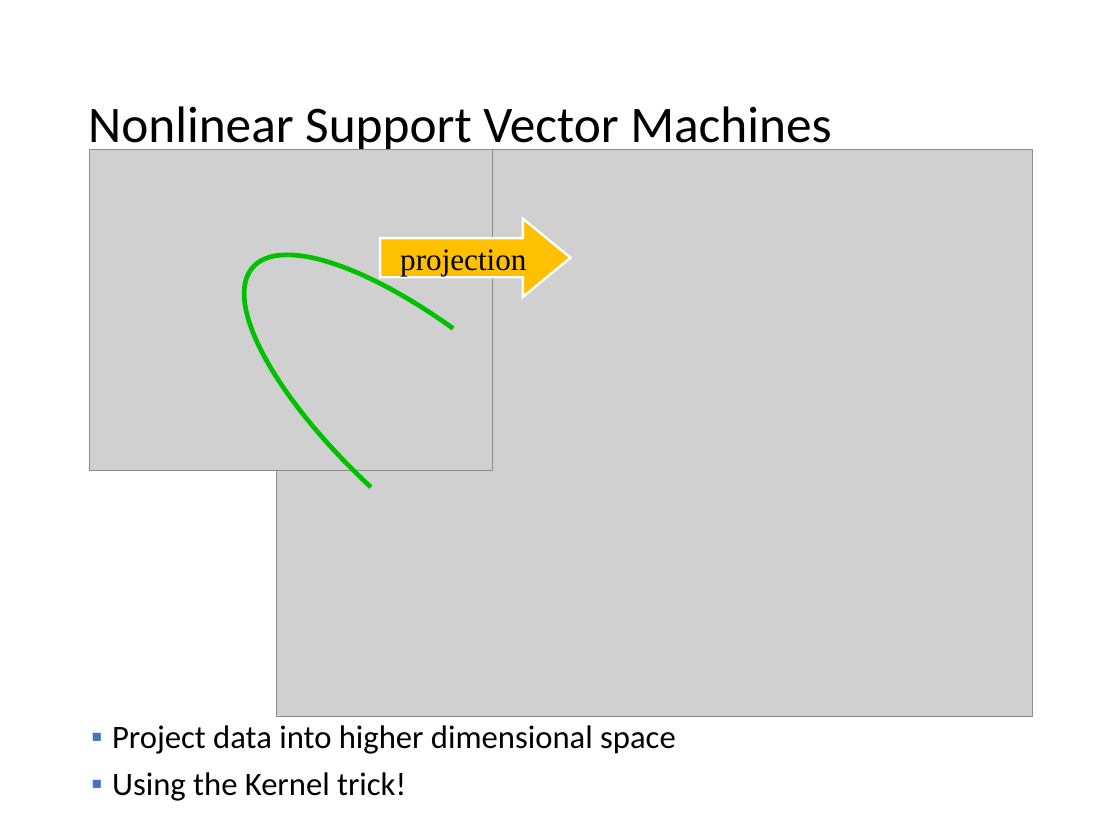
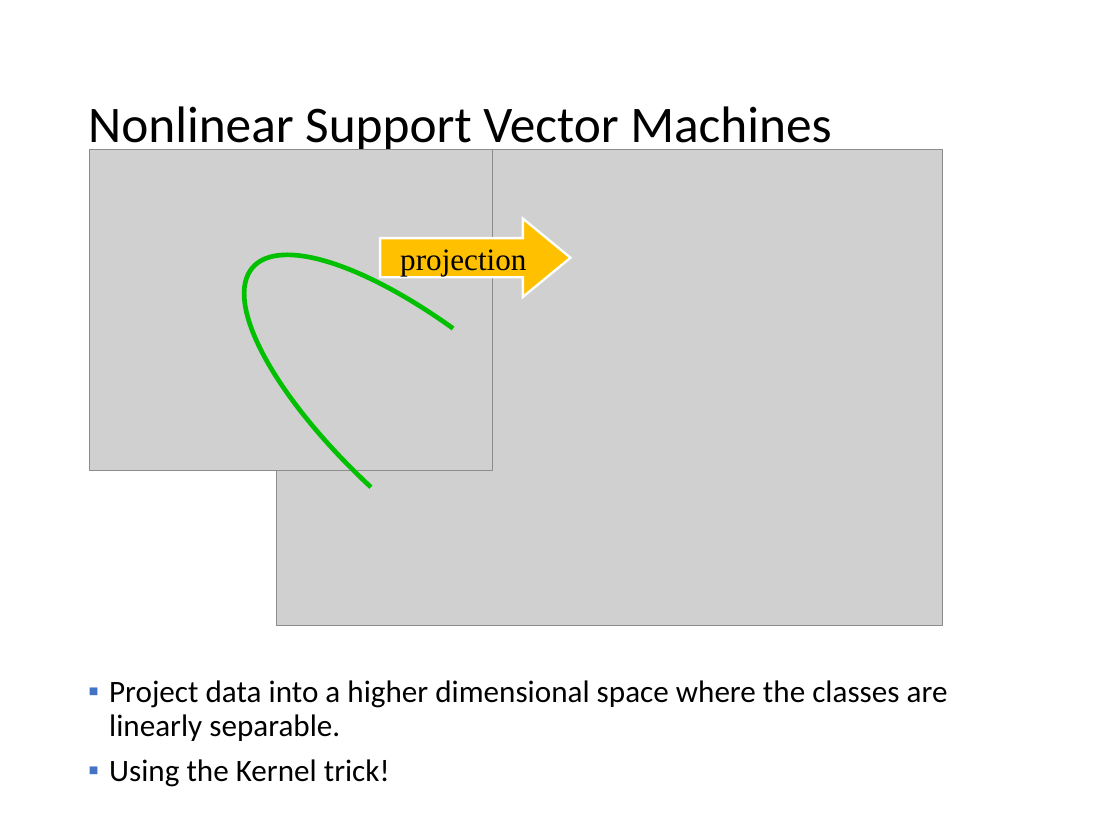
Before and after one commit to mhahsler/Introduction_to_Data_Mining_R_Examples, a slide deck: slide 69 of slides/chap4_alternative_classification.pptx (slide 70 before the commit). Drawn at 1120x840 pixels with LibreOffice and Linux fonts; fonts in the diff are those of the drawing; grey boxes stand for pictures. Boxes give left, top, right and bottom in pixels: in the first picture for what was removed or moved away, otherwise in the second. Text is boxed around its words. In the diff, an @@ line names an element or a change of style, - is before the commit and + after.

```diff
--- a/slides/chap4_alternative_classification.pptx
+++ b/slides/chap4_alternative_classification.pptx
@@ picture: place and size @@
-picture at [277, 150, 1033, 717]
+picture at [277, 150, 943, 626]
@@ text "Project data into a higher ...": place and size @@
-text "Project data into a higher ..." at [112, 725, 676, 801]
+text "Project data into a higher ..." at [109, 680, 948, 787]
@@ text at [109, 680, 948, 741]: text changed; size 21 to 20 pt @@
-▪ Project data into higher dimensional space
+▪ Project data into a higher dimensional space where the classes are linearly separable.
@@ text at [109, 759, 390, 787]: size 21 to 20 pt in "Using the Kernel trick!" @@
```
Also in this commit, not shown: 10 other slides changed, 1 slide removed, 1 other file.
